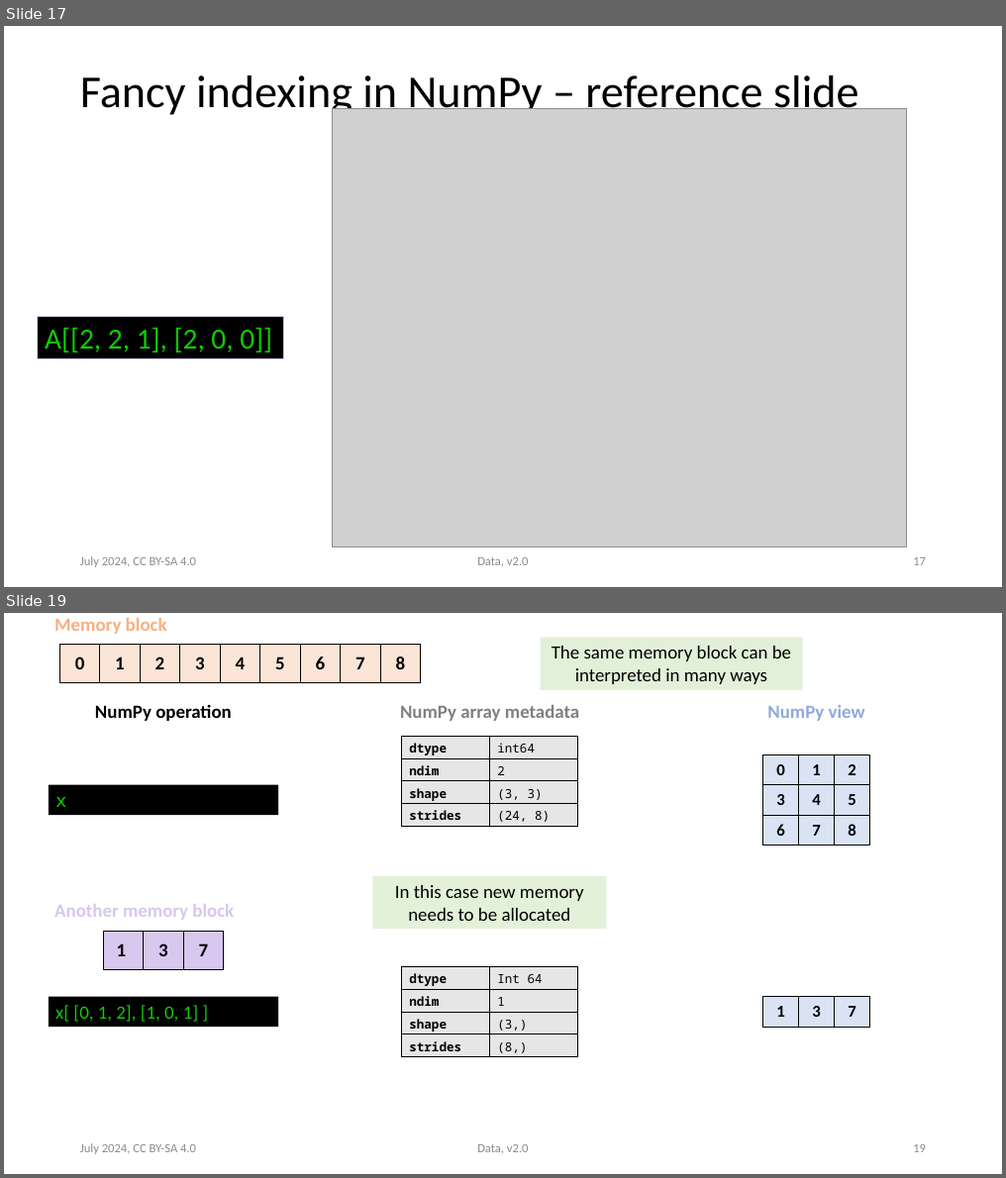
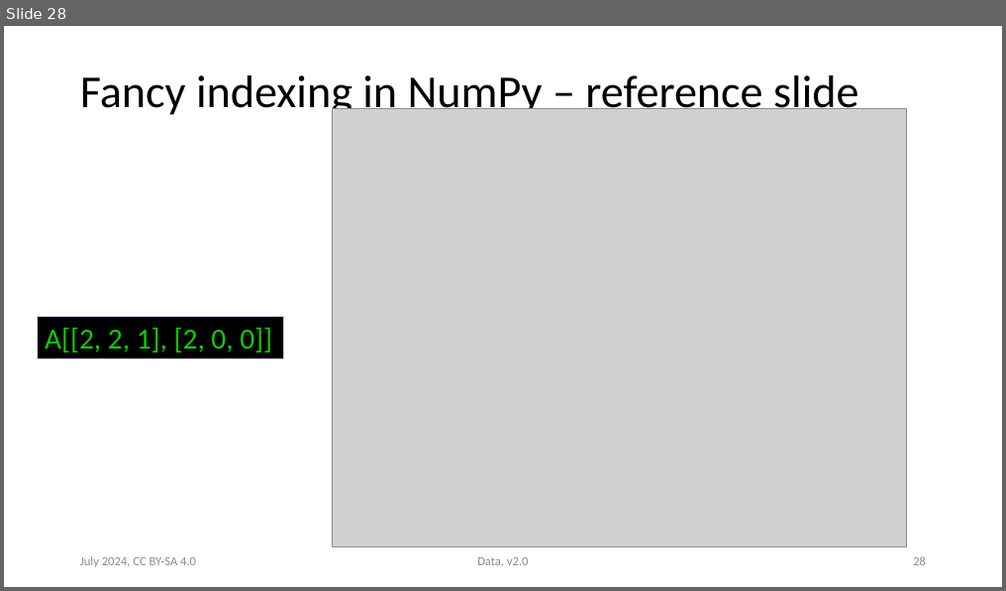
Before and after one commit to victoris93/data_class, a slide deck: numpy.pptx. Shown one above the other, each under a label of ours: slides 17 and 19 before the commit, slide 28 after it; the slides between them are not shown. The pictures are 1006x1178 and 1006x591 pixels, drawn with LibreOffice and Linux fonts; fonts in the diff are those of the drawing; grey boxes stand for pictures. Boxes give left, top, right and bottom in pixels: in the first picture for what was removed or moved away, otherwise in the second. Text is boxed around its words. In the diff, an @@ line names an element or a change of style, - is before the commit and + after.

```diff
--- a/numpy.pptx
+++ b/numpy.pptx
@@ slide 19 removed at (4,613,1002,1174), background #FFFFFF @@
@@ text removed at (54,618,167,634) @@
-Memory block
@@ rectangle removed at (540,637,802,690) @@
-The same memory block can be interpreted in many ways
@@ table removed at (59,645,423,683), 1 rows, 9 columns @@
-0 | 1 | 2 | 3 | 4 | 5 | 6 | 7 | 8
@@ text removed at (95,704,232,721) @@
-NumPy operation
@@ text removed at (400,705,579,721) @@
-NumPy array metadata
@@ text removed at (767,705,865,721) @@
-NumPy view
@@ table removed at (402,737,578,827), 4 rows, 2 columns @@
-dtype | int64
-ndim | 2
-shape | (3, 3)
-strides | (24, 8)
@@ table removed at (763,756,871,845), 3 rows, 3 columns @@
-0 | 1 | 2
-3 | 4 | 5
-6 | 7 | 8
@@ rectangle removed at (49,785,278,815) @@
-x
@@ rectangle removed at (373,876,607,930) @@
-In this case new memory needs to be allocated
@@ text removed at (54,904,234,920) @@
-Another memory block
@@ table removed at (104,932,225,970), 1 rows, 3 columns @@
-1 | 3 | 7
@@ table removed at (402,967,578,1058), 4 rows, 2 columns @@
-dtype | Int 64
-ndim | 1
-shape | (3,)
-strides | (8,)
@@ rectangle removed at (49,997,278,1027) @@
-x[ [0, 1, 2], [1, 0, 1] ]
@@ table removed at (763,997,871,1027), 1 rows, 3 columns @@
-1 | 3 | 7
@@ text removed at (80,1144,196,1155) @@
-July 2024, CC BY-SA 4.0
@@ text removed at (477,1145,529,1154) @@
-Data, v2.0
@@ page number removed at (913,1145,926,1153) @@
-19
@@ what was slide 17 is now slide 28 @@
@@ page number at (913,557,926,566): text changed @@
-17
+28
```
Also in this commit, not shown: 14 slides changed, 4 slides added, 5 other slides removed, 4 other files.
